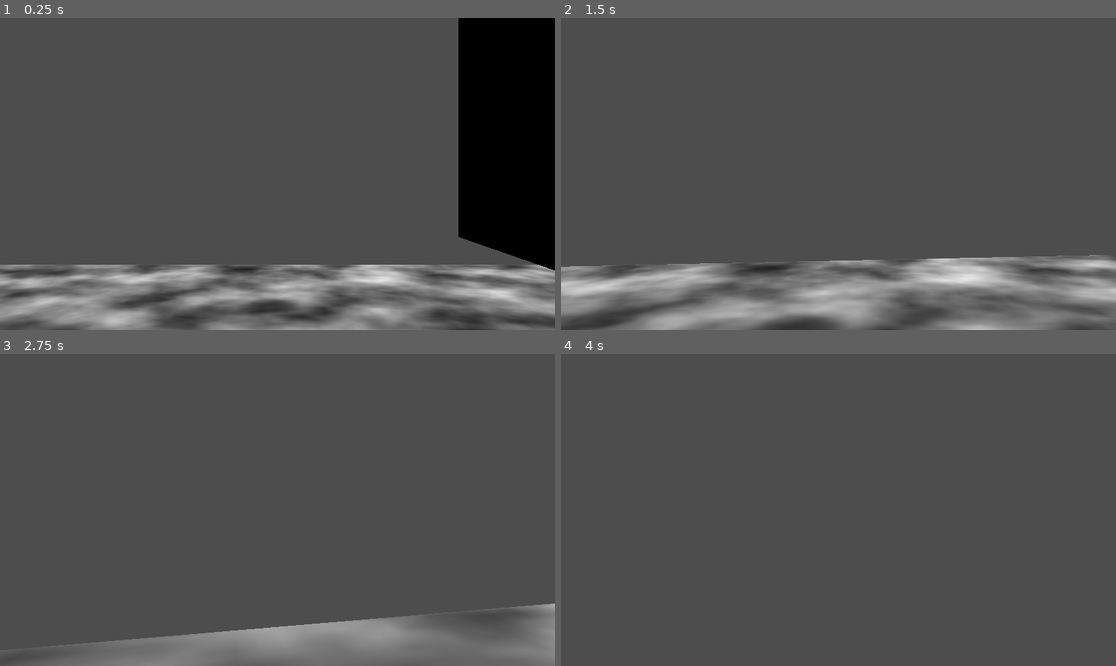
Above: before the commit, frames 1-4 (two rows, left to right).
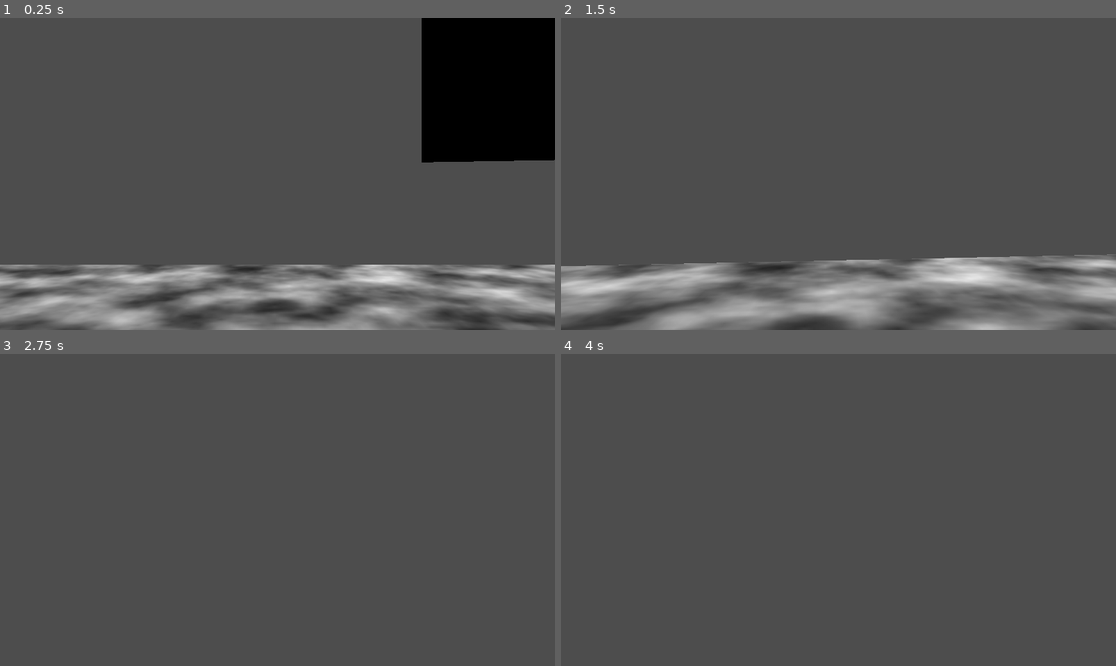
Above: after the commit, the same moments.

Repository: MoustachedMamba/Zarg
Game: Godot game, scene res://testscene.tscn
Same seed, same stepped clock (60 frames per second), same inputs: the game is played once before the commit and once after it.
Inputs (mouse positions are in pixels of both pictures, inside the frame that each line leads up to):
- Up to frame 1 (0.25 s): no input
- Up to frame 2 (1.5 s): move the mouse to (866, 174) at 0.52 s; hold Ctrl (Crouch) 0.53-1.28 s; hold W (Forward) from 0.53 s (still down); tap Space (Jump) at 0.77, 0.8, 1.07, 1.35 s; move the mouse to (810, 174) at 1.27 s
- Up to frame 3 (2.75 s): keep holding W (Forward); tap Space (Jump) at 1.52, 1.82, 2.3 s; tap Ctrl (Crouch) at 1.55 s; move the mouse to (288, 503) at 2.02 s; hold Ctrl (Crouch) from 2.03 s (still down)
- Up to frame 4 (4 s): keep holding W (Forward); move the mouse to (832, 516) at 2.77 s; release Ctrl (Crouch) at 2.78 s; click (832, 516) at 2.85 s; tap Space (Jump) at 3.02, 3.32, 3.77, 3.8 s; tap Ctrl (Crouch) at 3.05 s; tap Enter at 3.5 s; move the mouse to (877, 513) at 3.52 s; hold Shift (Sprint) from 3.53 s (still down)

The runs differ from the first frame. In frame 1, 8.5% of the frame differs, in the area x 0-100%, y 0-100%; in frame 2, 0.4%; in frame 3, 9.6%, in the area x 8-100%, y 79-100%; in frame 4, nothing differs.

Commit message:
lean and better crouch
(methinks??) maybe its just the lean

Diff:
--- a/char_ctrlr.gd
+++ b/char_ctrlr.gd
@@ -26,7 +26,7 @@
 var sprinting = false
 var crouch_height = 1.0
 var stand_height
-
+var lean = 0
 func _ready():
 	Input.set_mouse_mode(Input.MOUSE_MODE_CAPTURED)
 	stand_height = collider.shape.height
@@ -43,6 +43,8 @@
 
 
 	head.position.y = lerp(head.position.y,float(crouched)*head_height_crouch+float(!crouched)*head_height_default,delta*5)
+	if crouch_input and !crouched:
+		crouched = is_on_floor()
 	if !crouch_input and crouched:
 		crouched = is_under_smth()
 		if !crouched:
@@ -67,13 +69,13 @@
 	look_rot.y = lerp(look_rot.y,look_target.y,delta*camera_responsive.y)
 	head.rotation_degrees.x = look_rot.x
 	rotation_degrees.y = look_rot.y
+	get_lean(delta)
 
 
 func _process(delta):
 	if is_on_floor():
 		head_bob_timer += delta*velocity.length()*3.0
 	headbob.position.y = sin(head_bob_timer)*0.1
-	print(target_speed)
 
 
 
@@ -89,7 +91,7 @@
 	if event.is_action_pressed("Return") and Input.get_mouse_mode() == Input.MOUSE_MODE_VISIBLE:
 		Input.set_mouse_mode(Input.MOUSE_MODE_CAPTURED)
 
-	if event.is_action_pressed("Jump") and is_on_floor():
+	if event.is_action_pressed("Jump") and is_on_floor() and !is_under_smth():
 		velocity.y = jump_velocity
 	if event.is_action_pressed("Sprint"):
 		sprinting = true
@@ -102,7 +104,7 @@
 		else:
 			target_speed = walk_speed
 	if event.is_action_pressed("Crouch"):
-		crouched = true
+		if is_on_floor(): crouched = true
 		crouch_input = true
 		target_speed = crouch_walk_speed
 	if event.is_action_released("Crouch"):
@@ -122,3 +124,9 @@
 
 func is_under_smth()->bool:
 	return $CollisionShape3D/Area3D.has_overlapping_bodies() and is_on_floor()
+
+func get_lean(delta):
+	var target_lean : float = float(Input.is_action_pressed("LeanRight")) - float(Input.is_action_pressed("LeanLeft"))
+	target_lean *= float($CollisionShape3D/Area3D2.has_overlapping_bodies())
+	head.position.x = lerp(head.position.x, 0.7*target_lean, delta*(4.0 - abs(target_lean)))
+	head.rotation_degrees.z = lerp(head.rotation_degrees.z, -20*target_lean, delta*(4.0 - abs(target_lean)))
--- a/char_ctrlr.tscn
+++ b/char_ctrlr.tscn
@@ -6,6 +6,10 @@
 
 [sub_resource type="CylinderShape3D" id="CylinderShape3D_ylpwl"]
 height = 1.0
+
+[sub_resource type="CylinderShape3D" id="CylinderShape3D_p3kef"]
+height = 1.0
+radius = 1.0
 
 [node name="CharacterBody3D" type="CharacterBody3D"]
 collision_layer = 2
@@ -22,6 +26,12 @@
 transform = Transform3D(1, 0, 0, 0, 1, 0, 0, 0, 1, 0, 0.996175, 0)
 shape = SubResource("CylinderShape3D_ylpwl")
 
+[node name="Area3D2" type="Area3D" parent="CollisionShape3D"]
+collision_layer = 0
+
+[node name="CollisionShape3D" type="CollisionShape3D" parent="CollisionShape3D/Area3D2"]
+shape = SubResource("CylinderShape3D_p3kef")
+
 [node name="head" type="Node3D" parent="."]
 transform = Transform3D(1, 0, 0, 0, 1, 0, 0, 0, 1, 0, 1.56581, 0)
 
--- a/project.godot
+++ b/project.godot
@@ -49,7 +49,7 @@
 }
 Jump={
 "deadzone": 0.5,
-"events": [Object(InputEventKey,"resource_local_to_scene":false,"resource_name":"","device":-1,"window_id":0,"alt_pressed":false,"shift_pressed":false,"ctrl_pressed":false,"meta_pressed":false,"pressed":false,"keycode":0,"physical_keycode":32,"key_label":0,"unicode":32,"echo":false,"script":null)
+"events": [Object(InputEventKey,"resource_local_to_scene":false,"resource_name":"","device":-1,"window_id":0,"alt_pressed":false,"shift_pressed":false,"ctrl_pressed":false,"meta_pressed":false,"pressed":false,"keycode":32,"physical_keycode":32,"key_label":32,"unicode":32,"echo":false,"script":null)
 ]
 }
 Exit={
@@ -64,7 +64,23 @@
 }
 AttackLeft={
 "deadzone": 0.5,
-"events": []
+"events": [Object(InputEventMouseButton,"resource_local_to_scene":false,"resource_name":"","device":-1,"window_id":0,"alt_pressed":false,"shift_pressed":false,"ctrl_pressed":false,"meta_pressed":false,"button_mask":1,"position":Vector2(135, 18),"global_position":Vector2(139, 61),"factor":1.0,"button_index":1,"canceled":false,"pressed":true,"double_click":false,"script":null)
+]
+}
+LeanLeft={
+"deadzone": 0.5,
+"events": [Object(InputEventKey,"resource_local_to_scene":false,"resource_name":"","device":-1,"window_id":0,"alt_pressed":false,"shift_pressed":false,"ctrl_pressed":false,"meta_pressed":false,"pressed":false,"keycode":0,"physical_keycode":81,"key_label":0,"unicode":113,"echo":false,"script":null)
+]
+}
+AttackRight={
+"deadzone": 0.5,
+"events": [Object(InputEventMouseButton,"resource_local_to_scene":false,"resource_name":"","device":-1,"window_id":0,"alt_pressed":false,"shift_pressed":false,"ctrl_pressed":false,"meta_pressed":false,"button_mask":2,"position":Vector2(83, 22),"global_position":Vector2(87, 65),"factor":1.0,"button_index":2,"canceled":false,"pressed":true,"double_click":false,"script":null)
+]
+}
+LeanRight={
+"deadzone": 0.5,
+"events": [Object(InputEventKey,"resource_local_to_scene":false,"resource_name":"","device":-1,"window_id":0,"alt_pressed":false,"shift_pressed":false,"ctrl_pressed":false,"meta_pressed":false,"pressed":false,"keycode":0,"physical_keycode":69,"key_label":0,"unicode":101,"echo":false,"script":null)
+]
 }
 
 [physics]
--- a/testscene.tscn
+++ b/testscene.tscn
@@ -50,12 +50,46 @@
 mesh = SubResource("BoxMesh_rf37o")
 surface_material_override/0 = SubResource("StandardMaterial3D_lq77h")
 
-[node name="StaticBody3D2" type="StaticBody3D" parent="StaticBody3D2"]
-transform = Transform3D(1, 0, 0, 0, 1, 0, 0, 0, 1, 8.16567, 0.796104, 0)
+[node name="StaticBody3D3" type="StaticBody3D" parent="."]
+transform = Transform3D(-0.359948, 0, -0.932972, 0, 1, 0, 0.932972, 0, -0.359948, 2.48903, 4.58654, 0)
 
-[node name="CollisionShape3D" type="CollisionShape3D" parent="StaticBody3D2/StaticBody3D2"]
+[node name="CollisionShape3D" type="CollisionShape3D" parent="StaticBody3D3"]
 shape = SubResource("BoxShape3D_qqvgn")
 
-[node name="MeshInstance3D" type="MeshInstance3D" parent="StaticBody3D2/StaticBody3D2"]
+[node name="MeshInstance3D" type="MeshInstance3D" parent="StaticBody3D3"]
 mesh = SubResource("BoxMesh_rf37o")
+skeleton = NodePath("../../StaticBody3D3")
 surface_material_override/0 = SubResource("StandardMaterial3D_lq77h")
+
+[node name="StaticBody3D4" type="StaticBody3D" parent="."]
+transform = Transform3D(-0.359948, 0, -0.932972, 0, 1, 0, 0.932972, 0, -0.359948, -1.64882, 1.93522, 5.0537)
+
+[node name="CollisionShape3D" type="CollisionShape3D" parent="StaticBody3D4"]
+shape = SubResource("BoxShape3D_qqvgn")
+
+[node name="MeshInstance3D" type="MeshInstance3D" parent="StaticBody3D4"]
+mesh = SubResource("BoxMesh_rf37o")
+skeleton = NodePath("../../StaticBody3D3")
+surface_material_override/0 = SubResource("StandardMaterial3D_lq77h")
+
+[node name="StaticBody3D5" type="StaticBody3D" parent="."]
+transform = Transform3D(1, 0, 0, 0, 1, 0, 0, 0, 1, 22.5702, 0, 0)
+
+[node name="CollisionShape3D" type="CollisionShape3D" parent="StaticBody3D5"]
+shape = SubResource("BoxShape3D_m0wf8")
+
+[node name="MeshInstance3D" type="MeshInstance3D" parent="StaticBody3D5"]
+transform = Transform3D(18.7013, 0, 0, 0, 1, 0, 0, 0, 11.972, 0, 0, 0)
+mesh = SubResource("BoxMesh_p6wno")
+surface_material_override/0 = SubResource("StandardMaterial3D_lq77h")
+
+[node name="StaticBody3D6" type="StaticBody3D" parent="."]
+transform = Transform3D(-0.359948, 0, -0.932972, 0, 1, 0, 0.932972, 0, -0.359948, 20.4803, 1.93522, 0.370673)
+
+[node name="CollisionShape3D" type="CollisionShape3D" parent="StaticBody3D6"]
+shape = SubResource("BoxShape3D_qqvgn")
+
+[node name="MeshInstance3D" type="MeshInstance3D" parent="StaticBody3D6"]
+mesh = SubResource("BoxMesh_rf37o")
+skeleton = NodePath("../../StaticBody3D3")
+surface_material_override/0 = SubResource("StandardMaterial3D_lq77h")
Not shown: 1 places in char_ctrlr.tscn that only renumber resources
